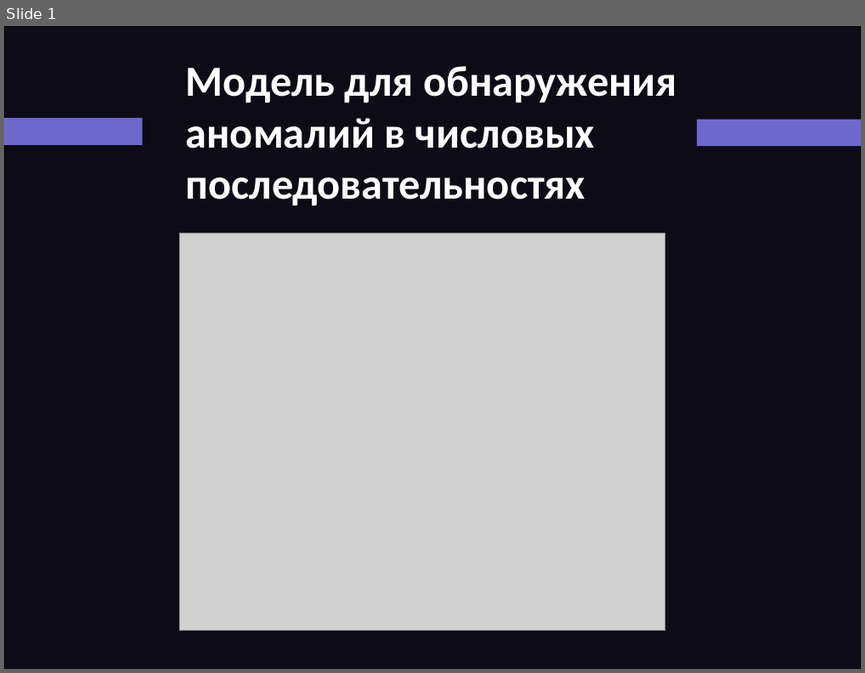
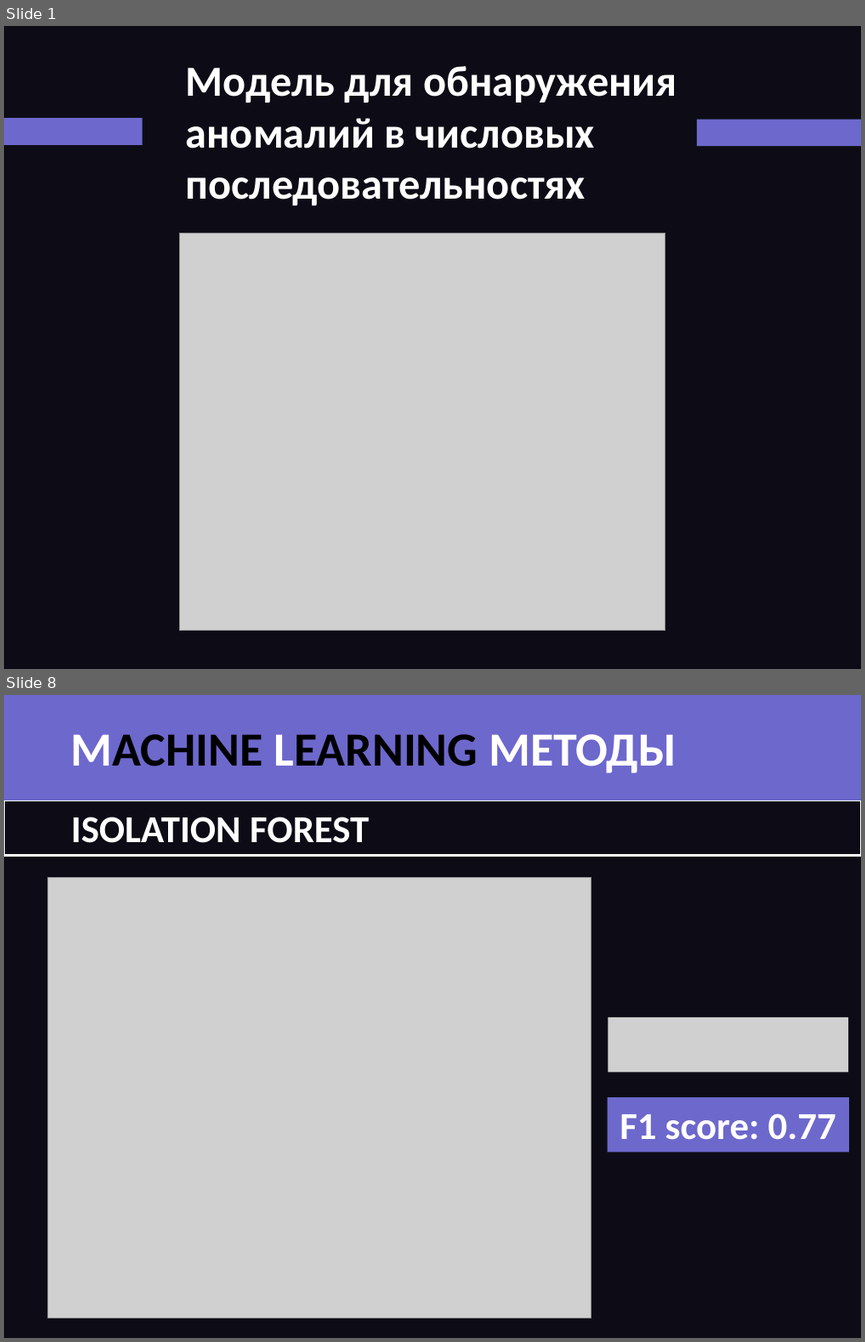
Before and after one commit to YarikOfficial/Mashinka, a slide deck: презентация.pptx. Shown one above the other, each under a label of ours: slide 1 before the commit, slides 1 and 8 after it; the slides between them are not shown. The pictures are 865x673 and 865x1342 pixels, drawn with LibreOffice and Linux fonts; fonts in the diff are those of the drawing; grey boxes stand for pictures. Boxes give left, top, right and bottom in pixels: in the first picture for what was removed or moved away, otherwise in the second. Text is boxed around its words. In the diff, an @@ line names an element or a change of style, - is before the commit and + after.

```diff
--- a/презентация.pptx
+++ b/презентация.pptx
@@ slide 8 added at (4, 695, 861, 1338), background #0D0C16 @@
@@ rectangle added at (4, 695, 861, 800), fill #6D68CC @@
@@ text added at (71, 734, 676, 773), 40 pt, text #000000, bold @@
+MACHINE LEARNING МЕТОДЫ
@@ rectangle added at (4, 800, 861, 855), fill #0D0C16, outline #FFFFFF 2 pt @@
@@ text added at (71, 817, 369, 843), 32 pt, text #FFFFFF, bold @@
+ISOLATION FOREST
@@ picture added at (47, 878, 590, 1318) @@
@@ picture added at (608, 1017, 848, 1072) @@
@@ rectangle added at (608, 1097, 849, 1151), fill #6D68CC, 32 pt, text #FFFFFF, bold @@
+F1 score: 0.77
```
Also in this commit, not shown: 4 slides changed, 6 other slides added, 1 slide removed.
